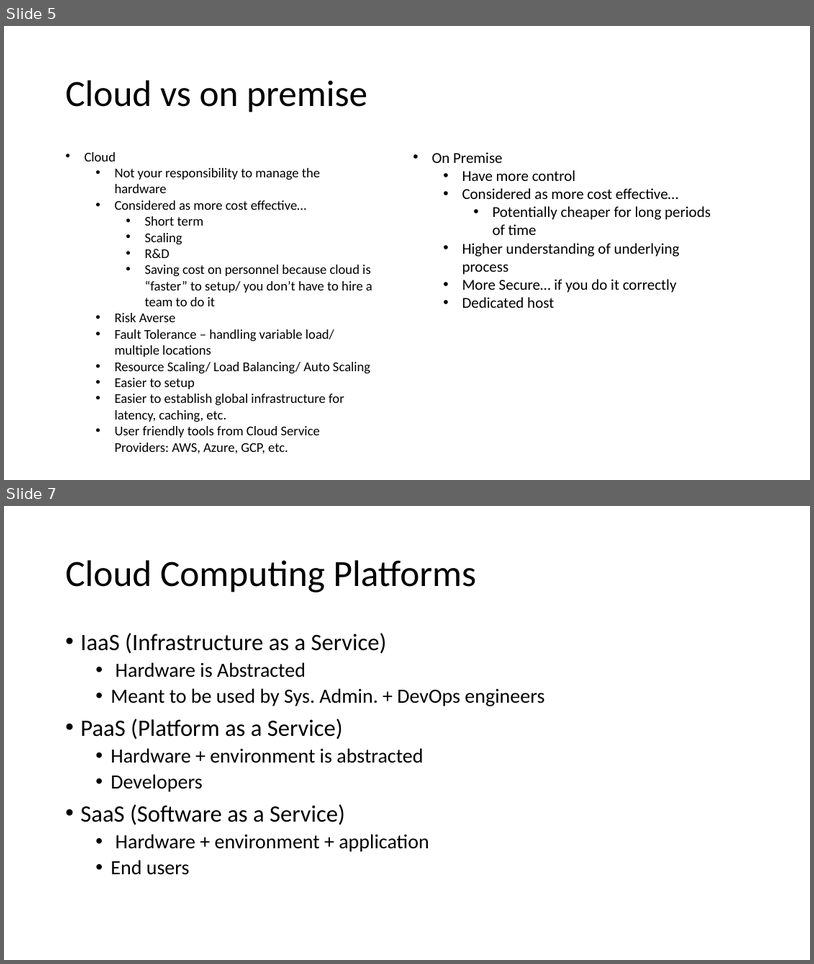
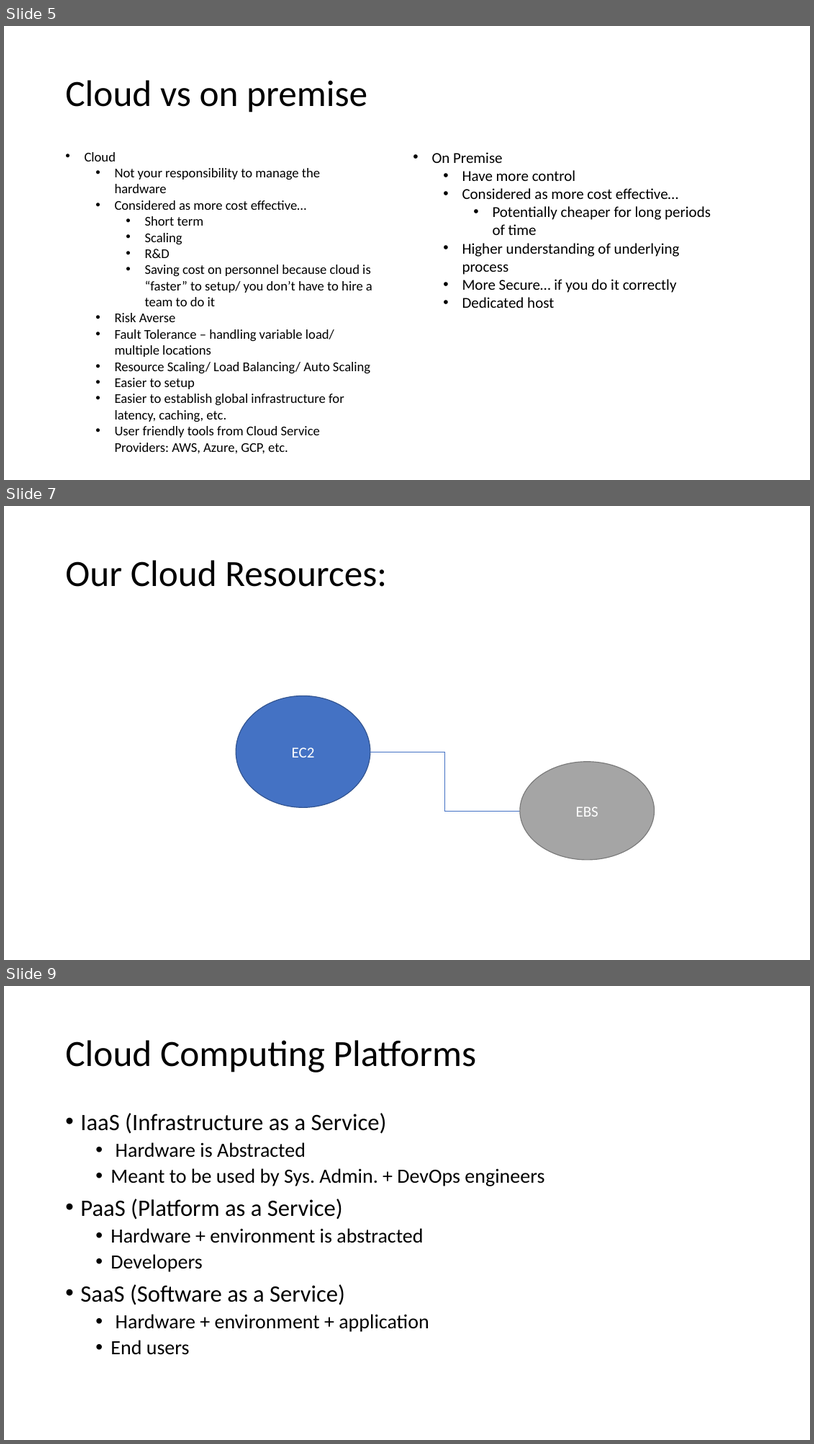
Before and after one commit to 2011JavaReact/Training, a slide deck: Week3/Week3 AWS.pptm. Shown one above the other, each under a label of ours: slides 5 and 7 before the commit, slides 5, 7 and 9 after it; the slides between them are not shown. The pictures are 814x964 and 814x1444 pixels, drawn with LibreOffice and Linux fonts; fonts in the diff are those of the drawing. Boxes give left, top, right and bottom in pixels: in the first picture for what was removed or moved away, otherwise in the second. Text is boxed around its words. In the diff, an @@ line names an element or a change of style, - is before the commit and + after.

```diff
--- a/Week3/Week3 AWS.pptm
+++ b/Week3/Week3 AWS.pptm
@@ slide 7 added at <box>4,506,810,960</box>, background #FFFFFF @@
@@ title added at <box>65,560,387,587</box>, 44 pt, text #000000 @@
+Our Cloud Resources:
@@ ellipse added at <box>236,696,370,807</box>, fill #4472C4, outline #325491 1 pt, 18 pt, text #FFFFFF @@
+EC2
@@ elbow line added from (370, 752) to (520, 811), #4472C4 0.5 pt @@
@@ ellipse added at <box>520,762,654,860</box>, fill #A5A5A5, outline #7A7A7A 1 pt, 18 pt, text #FFFFFF @@
+EBS
@@ what was slide 7 is now slide 9 @@
```
Also in this commit, not shown: 2 other slides added, 1 slide removed, 4 other files.
